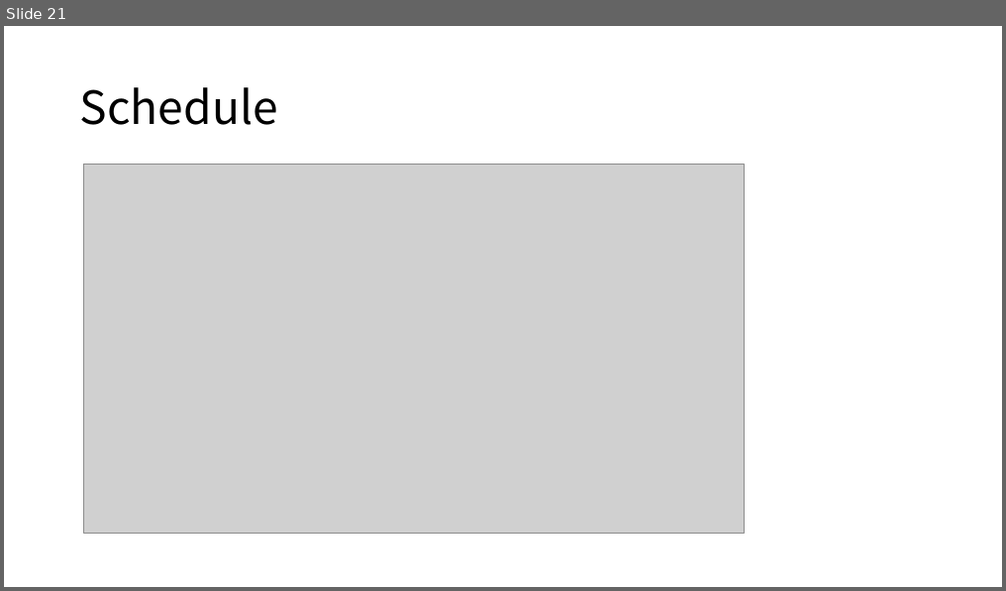
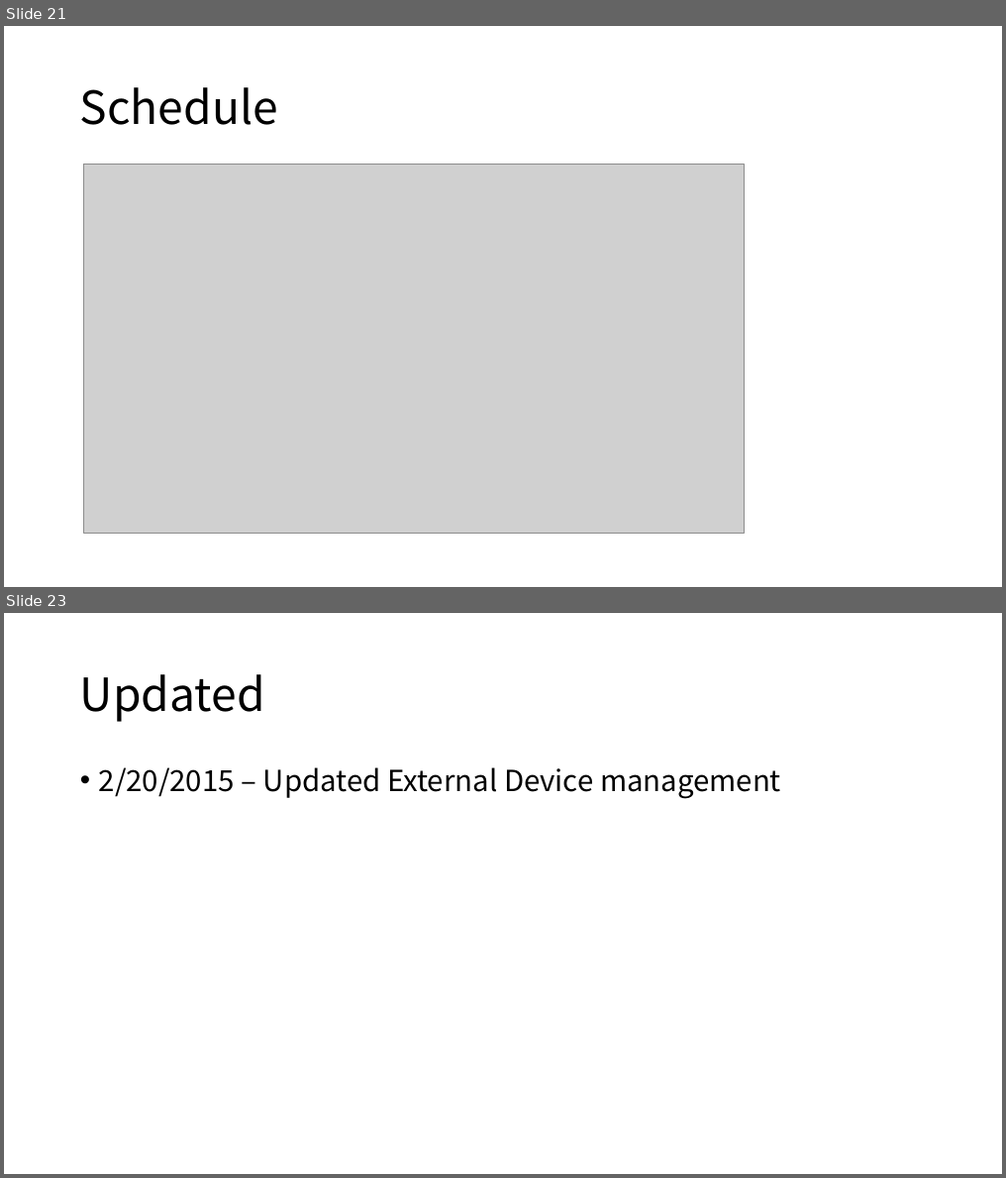
Before and after one commit to soobinjeon/MinT, a slide deck: doc/Framework Development Note.pptx. Shown one above the other, each under a label of ours: slide 21 before the commit, slides 21 and 23 after it; the slides between them are not shown. The pictures are 1006x591 and 1006x1178 pixels, drawn with LibreOffice and Linux fonts; fonts in the diff are those of the drawing; grey boxes stand for pictures. Boxes give left, top, right and bottom in pixels: in the first picture for what was removed or moved away, otherwise in the second. Text is boxed around its words. In the diff, an @@ line names an element or a change of style, - is before the commit and + after.

```diff
--- a/doc/Framework Development Note.pptx
+++ b/doc/Framework Development Note.pptx
@@ slide 23 added at box(4, 613, 1002, 1174), background #FFFFFF @@
@@ title added at box(80, 674, 265, 722), 44 pt, text #000000 @@
+Updated
@@ text added at box(99, 767, 781, 799), 28 pt, text #000000 @@
+• 2/20/2015 – Updated External Device management
```
Also in this commit, not shown: 6 slides changed, 4 other slides added, 4 slides removed, 10 other files.
